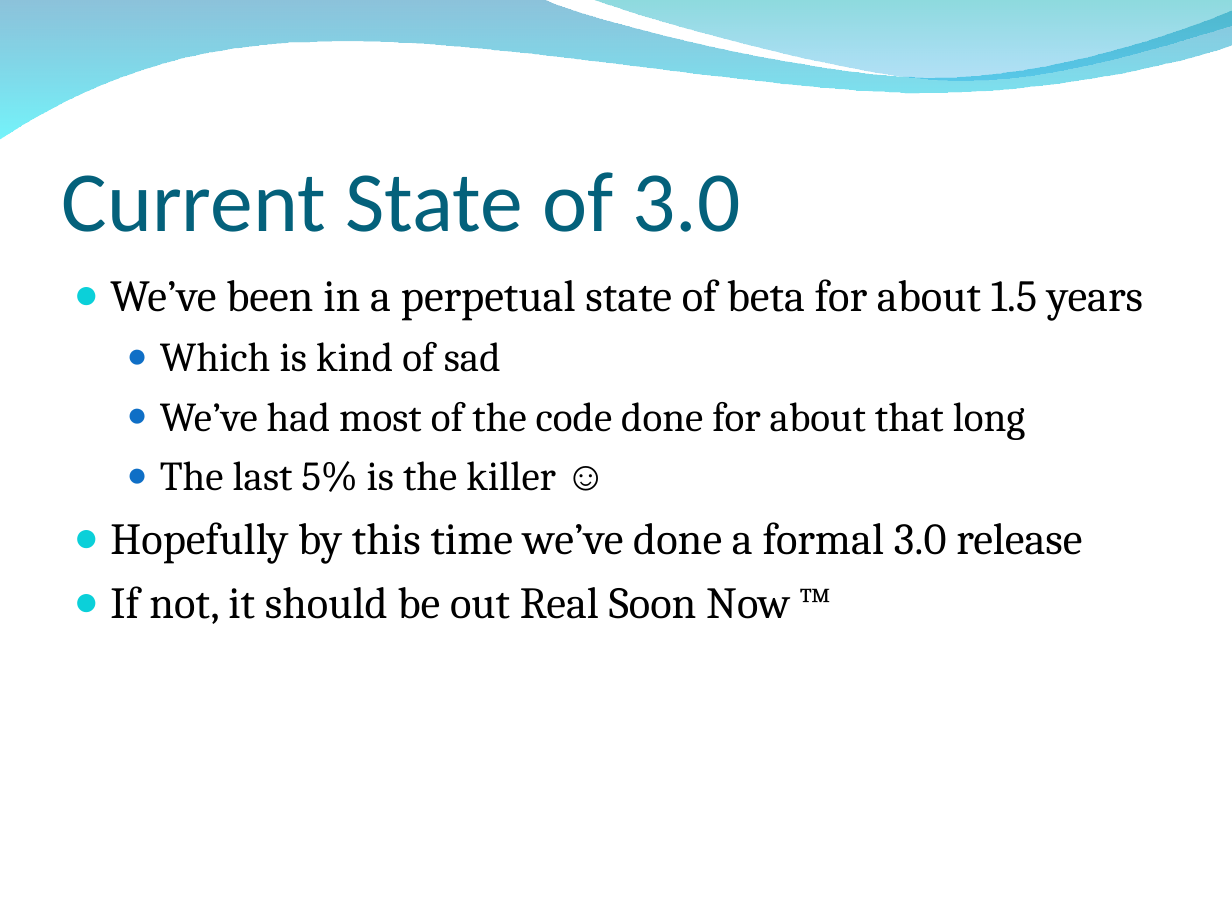
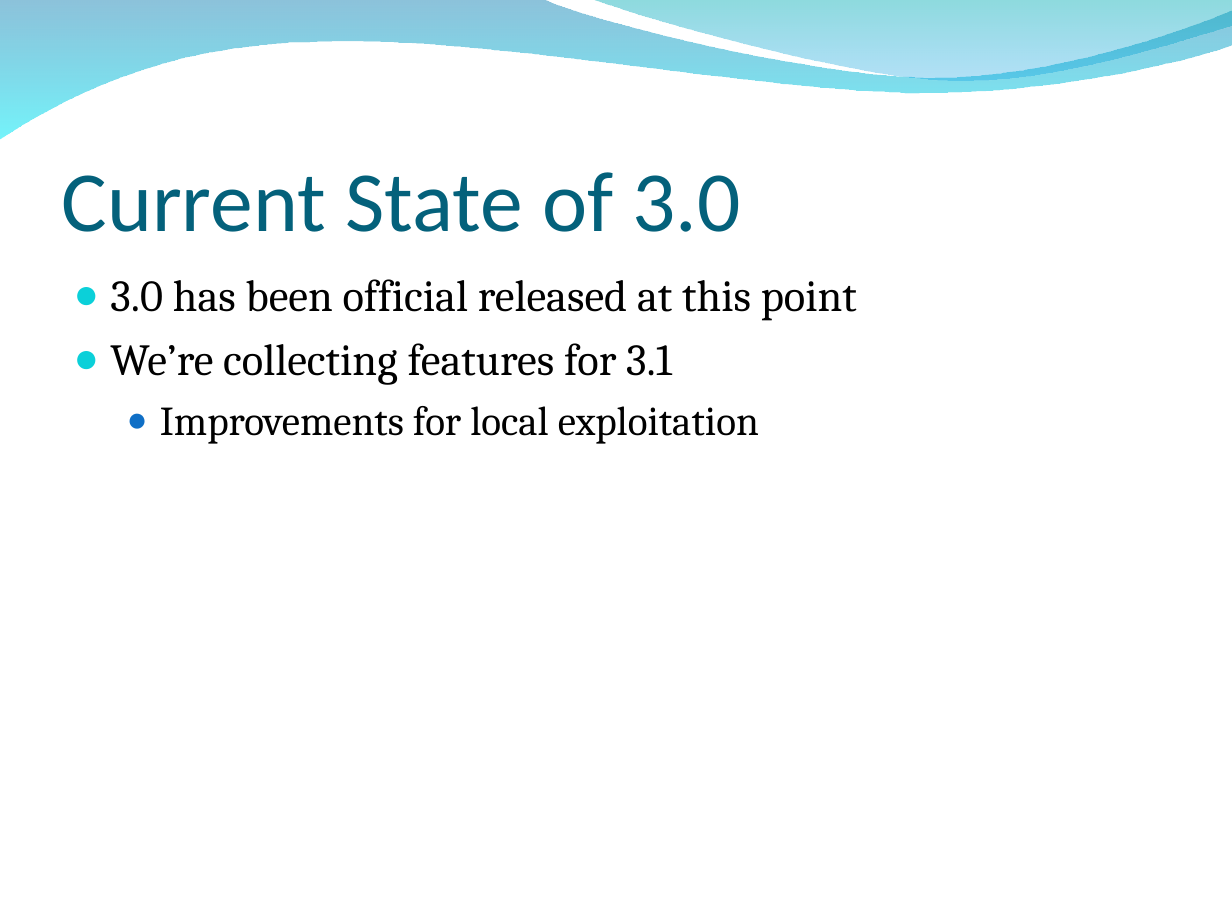
Before and after one commit to radar-webhook-testing/metasploit-framework-commits, a slide deck: slide 14 of dev/materials/msf3_internals_training/slides/bh_training_deck.ppt. Drawn at 1232x924 pixels with LibreOffice and Linux fonts; fonts in the diff are those of the drawing; background and template pictures are left out. Boxes give left, top, right and bottom in pixels: in the first picture for what was removed or moved away, otherwise in the second. Text is boxed around its words. In the diff, an @@ line names an element or a change of style, - is before the commit and + after.

Commit message:
updated slides

```diff
--- a/dev/materials/msf3_internals_training/slides/bh_training_deck.ppt
+++ b/dev/materials/msf3_internals_training/slides/bh_training_deck.ppt
@@ text at box(110, 279, 857, 444): text changed @@
-● We’ve been in a perpetual state of beta for about 1.5 years
-  ● Which is kind of sad
-  ● We’ve had most of the code done for about that long
-  ● The last 5% is the killer ☺
-● Hopefully by this time we’ve done a formal 3.0 release
-● If not, it should be out Real Soon Now ™
+● 3.0 has been official released at this point
+● We’re collecting features for 3.1
+  ● Improvements for local exploitation
```
Also in this commit, not shown: 2 other slides changed.
